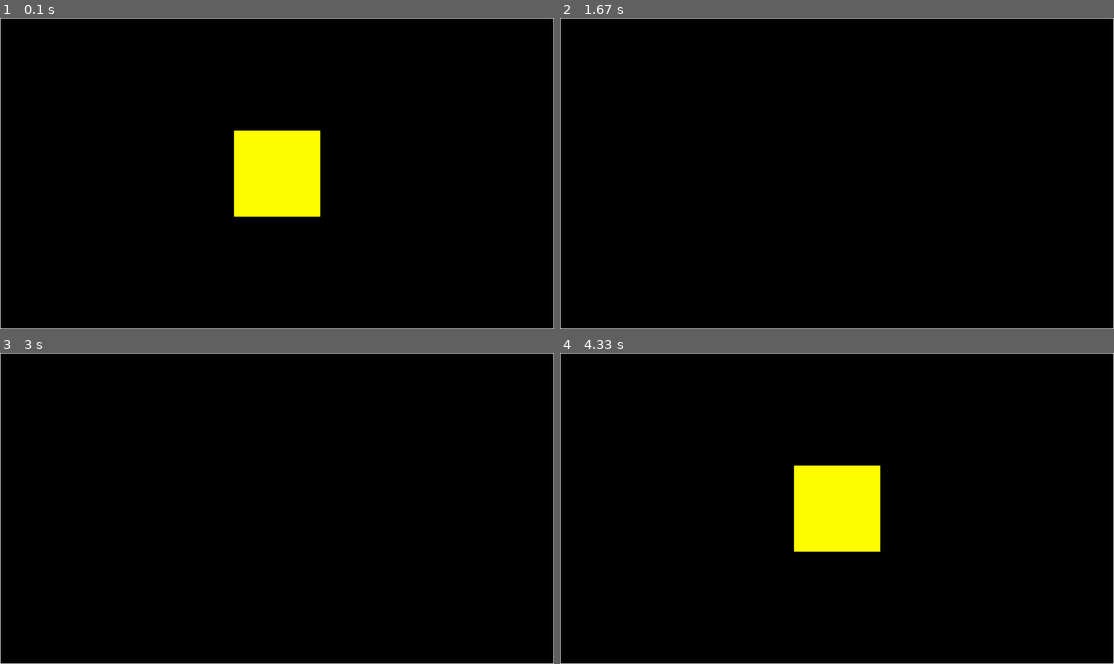
Above: before the commit, frames 1-4 (two rows, left to right).
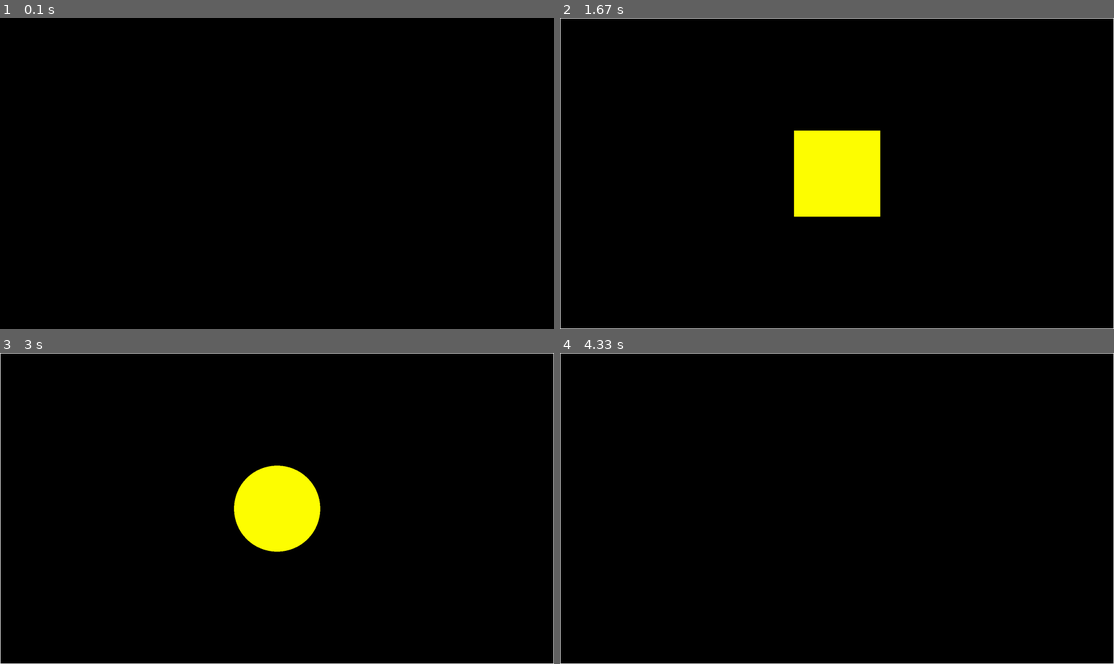
Above: after the commit, the same moments.

Repository: JonahCP/headrest-evaluation
Game: pygame game, started from erp/stimulus_frames.py
The game is run twice, just before and just after one commit, with the same random seed, the same clock (stepped at 60 frames per second) and the same inputs.
Inputs:
- Up to frame 1 (0.1 s): no input
- Up to frame 2 (1.67 s): no input
- Up to frame 3 (3 s): no input
- Up to frame 4 (4.33 s): no input

The runs differ from the first frame. In frame 1, 5.0% of the frame differs, in the area x 0-100%, y 0-100%; in frame 2, 4.4%; in frame 3, 3.4%; in frame 4, 4.4%.

Commit message:
Made SSVEP stimulus in PyGame

Diff:
--- a/erp/stimulus_frames.py
+++ b/erp/stimulus_frames.py
@@ -18,20 +18,12 @@
     img = pygame.image.load(i).convert()
     loaded_imgs.append(img)
 
-elapsed_time = 0
 img_at = 0
-win.blit(loaded_imgs[img_at], (0, 0))
-pygame.display.flip()
+while True:
+    elapsed = clock.tick(2)
+    # print(elapsed)
 
-img_at = 1
-while True:
-    dt = clock.tick()
-    elapsed_time += dt
-    if elapsed_time > 500:
-        win.blit(loaded_imgs[img_at], (0, 0))
-        pygame.display.flip()
-        if img_at == 7:
-            img_at = 0
-        else:
-            img_at += 1
-        elapsed_time = 0
+    win.blit(loaded_imgs[img_at], (0, 0))
+    pygame.display.update()
+
+    img_at = (img_at + 1) % len(imgs)
--- /dev/null
+++ b/ssvep/stimulus_frames.py
@@ -0,0 +1,43 @@
+import sys
+
+from PIL import Image, ImageTk
+import pygame
+import time
+
+# Define frequencies, duration, and other experimental constants
+FREQ = [7.5, 8.57, 10, 12, 15] # in Hz
+STIMULUS_DURATION = 4000   # in ms
+REST_DURATION = 2000       # in ms
+
+blank = '../images/blank.png'
+circle = '../images/circle.png'
+imgs = [blank, circle]
+
+pygame.init()
+win = pygame.display.set_mode((0, 0), pygame.FULLSCREEN)
+pygame.display.set_caption('ERP')
+clock = pygame.time.Clock()
+
+loaded_imgs = []
+for i in imgs:
+    img = pygame.image.load(i).convert()
+    loaded_imgs.append(img)
+
+img_at = 0
+for freq in FREQ:
+    print('Beginning %.2f Hz: ' % (freq) + time.strftime('%Y-%m-%d %H:%M:%S'))
+    duration = STIMULUS_DURATION
+    clock.tick(freq * 2)
+
+    while duration > 0:
+        win.blit(loaded_imgs[img_at], (0, 0))
+        pygame.display.update()
+        img_at = (img_at + 1) % len(imgs)
+
+        duration -= clock.tick(freq * 2)
+
+    win.blit(loaded_imgs[0], (0, 0))
+    pygame.display.update()
+    print('Ending %.2f Hz: ' % (freq) + time.strftime('%Y-%m-%d %H:%M:%S'))
+
+    pygame.time.delay(REST_DURATION)
